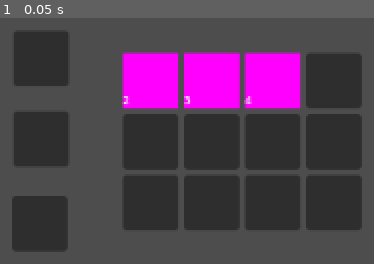
Above: before the commit, frame 1.
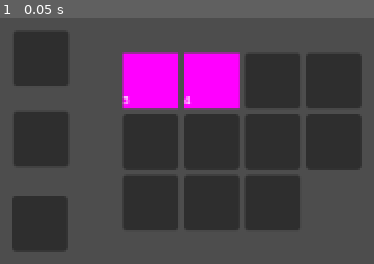
Above: after the commit, the same moment.

Repository: twiederk/ItemSystemAndInventory
Game: Godot game, scene res://test_scene.tscn
Same seed, same stepped clock (60 frames per second), same inputs: the game is played once before the commit and once after it.
Inputs:
- Up to frame 1 (0.05 s): no input

The runs differ from the first frame. In frame 1, 7.0% of the frame differs, in the area x 33-97%, y 13-87%.

Commit message:
Added ATK calculation

Diff:
--- /dev/null
+++ b/Character.gd
@@ -0,0 +1,13 @@
+extends Control
+
+
+@onready var atk = %ATK
+
+
+func calculate():
+	var sum = 0
+
+	for i in get_children():
+		sum += i.get_ATK()
+
+	atk.text = str(sum);
--- a/slot.gd
+++ b/slot.gd
@@ -32,3 +32,6 @@
 	preview.add_child(preview_texture)
 
 	return preview
+
+func get_ATK():
+	return texture_rect.ATK
--- a/stats.gd
+++ b/stats.gd
@@ -7,6 +7,9 @@
 		ATK = value
 		%debug.text = str(ATK)
 
+		if get_parent() is PassiveSlot:
+			get_parent().get_parent().calculate()
+
 
 @onready var property: Dictionary = { "TEXTURE": texture, "ATK": ATK, "SLOT_TYPE": slot_type }:
 	set(value):
--- a/test_scene.tscn
+++ b/test_scene.tscn
@@ -2,8 +2,7 @@
 
 [ext_resource type="PackedScene" uid="uid://dsqbijpge5day" path="res://slot.tscn" id="1_62tsn"]
 [ext_resource type="PackedScene" uid="uid://3o5vas75u07g" path="res://passive_slot.tscn" id="2_nehys"]
-
-[sub_resource type="PlaceholderTexture2D" id="PlaceholderTexture2D_tdhx2"]
+[ext_resource type="Script" path="res://Character.gd" id="2_vbphl"]
 
 [sub_resource type="PlaceholderTexture2D" id="PlaceholderTexture2D_w3fbf"]
 
@@ -23,14 +22,6 @@
 offset_right = 40.0
 offset_bottom = 40.0
 columns = 4
-
-[node name="slot1" parent="UI/Inventory" instance=ExtResource("1_62tsn")]
-layout_mode = 2
-
-[node name="TextureRect" parent="UI/Inventory/slot1" index="0"]
-texture = SubResource("PlaceholderTexture2D_tdhx2")
-slot_type = 1
-ATK = 2
 
 [node name="slot2" parent="UI/Inventory" instance=ExtResource("1_62tsn")]
 layout_mode = 2
@@ -79,6 +70,7 @@
 anchors_preset = 0
 offset_right = 40.0
 offset_bottom = 40.0
+script = ExtResource("2_vbphl")
 
 [node name="PassiveSlot" parent="UI/Character" instance=ExtResource("2_nehys")]
 layout_mode = 0
@@ -104,6 +96,13 @@
 offset_bottom = 143.0
 slot_type = 3
 
-[editable path="UI/Inventory/slot1"]
+[node name="ATK" type="Label" parent="UI"]
+unique_name_in_owner = true
+layout_mode = 0
+offset_left = -123.0
+offset_top = -24.0
+offset_right = -83.0
+offset_bottom = -1.0
+
 [editable path="UI/Inventory/slot2"]
 [editable path="UI/Inventory/slot3"]
Empty file added: autoload/database.json
